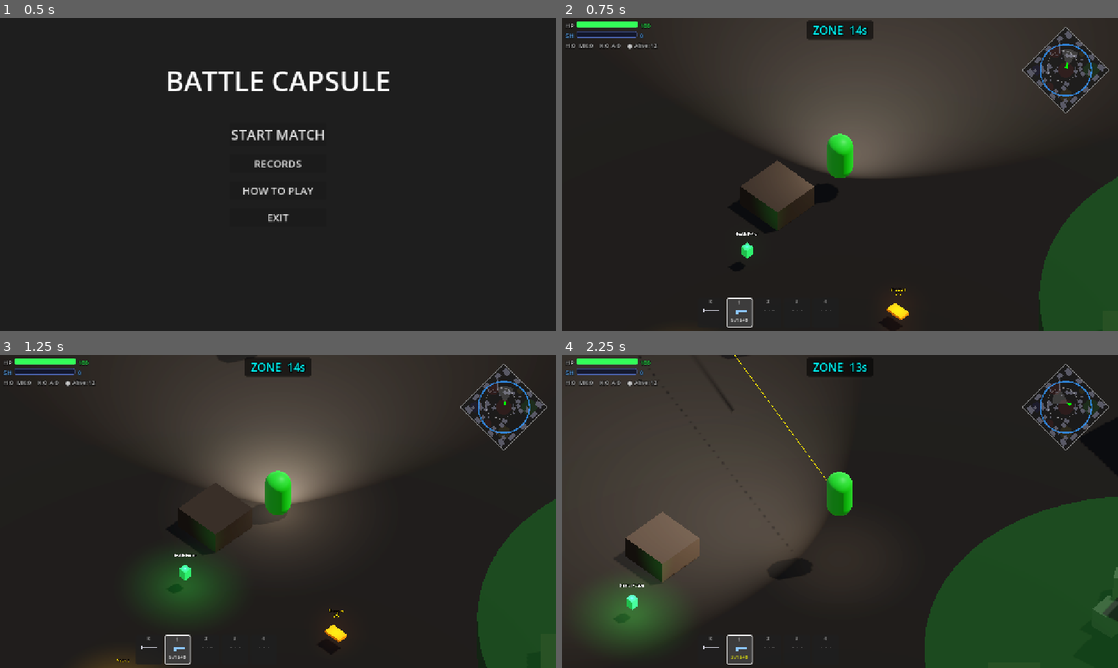
Above: before the commit, frames 1-4 (two rows, left to right).
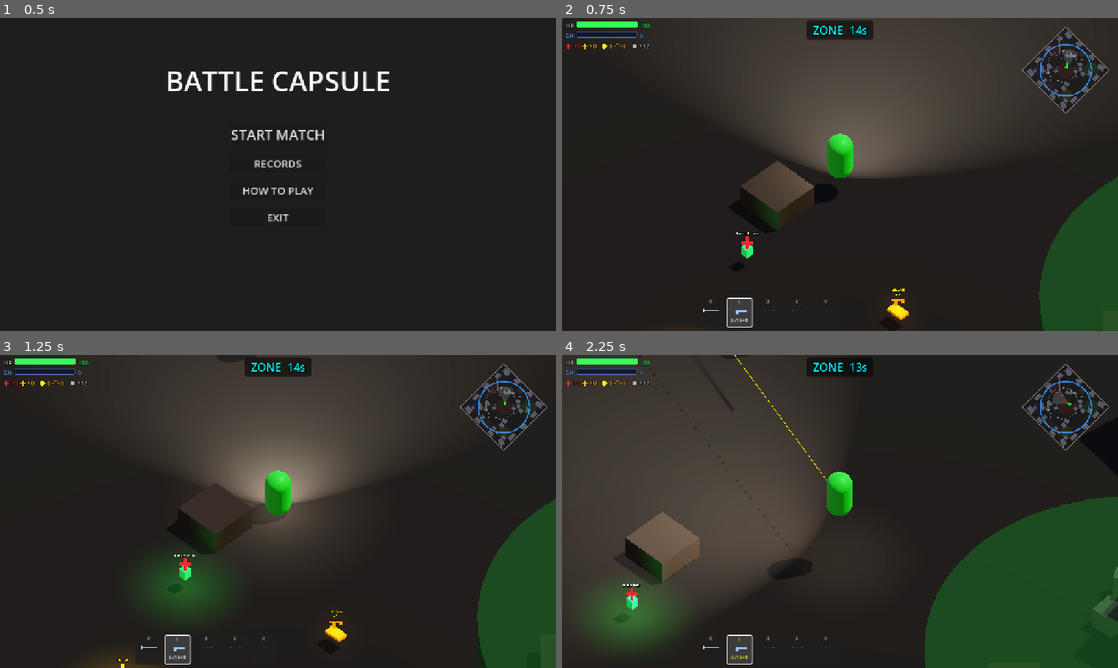
Above: after the commit, the same moments.

Repository: Kyulhee/battle-capsule
Game: Godot game, scene res://src/Main.tscn
Same seed, same stepped clock (60 frames per second), same inputs: the game is played once before the commit and once after it.
Inputs (mouse positions are in pixels of both pictures, inside the frame that each line leads up to):
- Up to frame 1 (0.5 s): no input
- Up to frame 2 (0.75 s): click "START MATCH" at 0.5 s
- Up to frame 3 (1.25 s): no input
- Up to frame 4 (2.25 s): tap Enter at 1.25 s; move the mouse to (962, 495) at 1.27 s; hold D (ui_right) 1.28-2.03 s; tap Q (heal) at 1.35 s; click (962, 495) at 1.42 s; tap Space at 1.52 s; move the mouse to (728, 527) at 2.02 s; hold S (ui_down) from 2.03 s (still down); click (728, 527) at 2.1 s

Frame 1 is identical in both runs. In frame 2, 0.3% of the frame differs, in the area x 0-62%, y 8-92%; in frame 3, 0.3%, in the area x 0-62%, y 8-100%; in frame 4, 0.3%.

Commit message:
feat: 픽셀 아이콘 아이템 시스템 + assist 버그 수정 (v0.7.1)
Co-Authored-By: Claude Sonnet 4.6 <noreply@anthropic.com>

Diff:
--- a/src/Main.gd
+++ b/src/Main.gd
@@ -426,7 +426,10 @@
 		_zone_outside_time.erase(bot.get_instance_id())
 	if is_instance_valid(player_ref) and not player_ref.is_dead and player_ref.has_method("add_kill_feed_entry"):
 		var killer_is_player = bot and (bot.last_killer == player_ref)
-		var player_assisted = bot and (player_ref in bot.damage_history) and not killer_is_player
+		var _now_ms = Time.get_ticks_msec()
+		var player_assisted = bot and not killer_is_player and \
+			(player_ref in bot.damage_history) and \
+			(_now_ms - bot.damage_history[player_ref] <= bot.ASSIST_WINDOW_MS)
 		var killer_name = "Bot" if (not bot or not is_instance_valid(bot.last_killer) or bot.last_killer == player_ref) else "Bot"
 		player_ref.add_kill_feed_entry(killer_is_player, player_assisted, killer_name, "Bot")
 	_check_match_end()
--- a/src/entities/Entity.gd
+++ b/src/entities/Entity.gd
@@ -175,7 +175,7 @@
 			if is_instance_valid(attacker) and attacker != killer:
 				if now - damage_history[attacker] <= ASSIST_WINDOW_MS:
 					if attacker.is_in_group("players"):
-						tel.log_combat_audit("assists", 1)
+						tel.metrics.session.assists += 1
 
 	if has_node("/root/Sfx"): get_node("/root/Sfx").play("death", global_position)
 	var eff = DEATH_EFFECT.instantiate()
--- a/src/entities/pickup/Pickup.gd
+++ b/src/entities/pickup/Pickup.gd
@@ -45,13 +45,25 @@
 
 	var existing = get_node_or_null("PickupLabel")
 	if existing: existing.queue_free()
+	var existing_icon = get_node_or_null("PickupIcon")
+	if existing_icon: existing_icon.queue_free()
 	if not item: return
+
+	var sprite = Sprite3D.new()
+	sprite.name = "PickupIcon"
+	sprite.billboard = BaseMaterial3D.BILLBOARD_ENABLED
+	sprite.no_depth_test = true
+	sprite.pixel_size = 0.028
+	sprite.texture_filter = BaseMaterial3D.TEXTURE_FILTER_NEAREST
+	sprite.texture = _make_pickup_icon()
+	sprite.position = Vector3(0, 0.72, 0)
+	add_child(sprite)
 
 	var label = Label3D.new()
 	label.name = "PickupLabel"
 	label.billboard = BaseMaterial3D.BILLBOARD_ENABLED
 	label.no_depth_test = true
-	label.font_size = 28
+	label.font_size = 24
 	label.pixel_size = 0.005
 	label.position = Vector3(0, 1.2, 0)
 	label.outline_size = 6
@@ -65,6 +77,46 @@
 	label.text = display_text
 	label.modulate = Color.GOLD if item.rarity == ItemData.Rarity.RARE else Color.WHITE
 	add_child(label)
+
+func _make_pickup_icon() -> ImageTexture:
+	var W := 20; var H := 20
+	var img := Image.create(W, H, false, Image.FORMAT_RGBA8)
+	img.fill(Color(0, 0, 0, 0))
+	match item.type:
+		ItemData.Type.HEAL:
+			var c = Color(1.0, 0.85, 0.1) if item.rarity == ItemData.Rarity.RARE else Color(0.95, 0.15, 0.15)
+			for x in range(2, 18):
+				img.set_pixel(x, 8,  c); img.set_pixel(x, 9,  c)
+				img.set_pixel(x, 10, c); img.set_pixel(x, 11, c)
+			for y in range(2, 18):
+				img.set_pixel(8,  y, c); img.set_pixel(9,  y, c)
+				img.set_pixel(10, y, c); img.set_pixel(11, y, c)
+		ItemData.Type.ARMOR:
+			var c = Color(0.45, 0.78, 1.0)
+			for y in range(2, 12):
+				for x in range(3, 17): img.set_pixel(x, y, c)
+			for y in range(12, 19):
+				var margin = y - 11
+				for x in range(3 + margin, 17 - margin):
+					img.set_pixel(x, y, c)
+		ItemData.Type.AMMO:
+			var c = item.color
+			for y in range(9, 18):
+				for x in range(7, 13): img.set_pixel(x, y, c)
+			for y in range(3, 9):
+				var shrink = 9 - y
+				for x in range(7 + shrink / 2, 13 - shrink / 2):
+					img.set_pixel(x, y, c)
+			for x in range(6, 14): img.set_pixel(x, 17, c); img.set_pixel(x, 18, c)
+		ItemData.Type.WEAPON:
+			var c = item.color
+			for x in range(1, 15):
+				img.set_pixel(x, 8, c); img.set_pixel(x, 9, c)
+			for x in range(14, 19):
+				for y in range(8, 13): img.set_pixel(x, y, c)
+			for x in range(5, 9):
+				for y in range(9, 17): img.set_pixel(x, y, c)
+	return ImageTexture.create_from_image(img)
 
 func collect(collector: Entity) -> bool:
 	if not item: return false
--- a/src/entities/player/Player.gd
+++ b/src/entities/player/Player.gd
@@ -36,12 +36,16 @@
 const MELEE_DAMAGE: float = 20.0
 const MELEE_RATE: float = 0.55
 
-var _hp_bar:   ProgressBar  = null
-var _sh_bar:   ProgressBar  = null
-var _hp_fill:  StyleBoxFlat = null
-var _hp_val:   Label        = null
-var _sh_val:   Label        = null
-var _stat_row: Label        = null
+var _hp_bar:        ProgressBar  = null
+var _sh_bar:        ProgressBar  = null
+var _hp_fill:       StyleBoxFlat = null
+var _hp_val:        Label        = null
+var _sh_val:        Label        = null
+var _stat_heal_val: Label        = null
+var _stat_mk_val:   Label        = null
+var _stat_kill_val: Label        = null
+var _stat_asst_val: Label        = null
+var _stat_alive_val: Label       = null
 
 var weapon_slots: Array = [null, null, null, null, null]  # [0]=knife placeholder, [1-4]=StatsData
 var slot_ammo: Array = [0, 0, 0, 0, 0]     # loaded magazine
@@ -166,12 +170,16 @@
 	_sh_val.add_theme_constant_override("outline_size", 5)
 	sh_row.add_child(_sh_val)
 
-	_stat_row = Label.new()
-	_stat_row.add_theme_font_size_override("font_size", 14)
-	_stat_row.add_theme_color_override("font_color", Color(0.78, 0.78, 0.78))
-	_stat_row.add_theme_color_override("font_outline_color", Color.BLACK)
-	_stat_row.add_theme_constant_override("outline_size", 6)
-	hud_a.add_child(_stat_row)
+	var stat_row = HBoxContainer.new()
+	stat_row.add_theme_constant_override("separation", 4)
+	hud_a.add_child(stat_row)
+	_stat_heal_val  = _stat_pair(stat_row, "heal",   Color(0.95, 0.2,  0.2 ))
+	_stat_mk_val    = _stat_pair(stat_row, "medkit", Color(1.0,  0.85, 0.1 ))
+	var sp1 = Label.new(); sp1.text = " "; stat_row.add_child(sp1)
+	_stat_kill_val  = _stat_pair(stat_row, "kill",   Color(1.0,  0.92, 0.15))
+	_stat_asst_val  = _stat_pair(stat_row, "assist", Color(1.0,  0.6,  0.2 ))
+	var sp2 = Label.new(); sp2.text = " "; stat_row.add_child(sp2)
+	_stat_alive_val = _stat_pair(stat_row, "alive",  Color(0.72, 0.72, 0.72))
 
 	# Slot bar (bottom-center): 5 boxes — 0=knife, 1-4=weapons
 	var slot_bar = HBoxContainer.new()
@@ -459,10 +467,65 @@
 		_sh_bar.value = current_shield
 	if _sh_val:
 		_sh_val.text = "%d" % int(current_shield)
-	if _stat_row:
-		_stat_row.text = "H:%d  MK:%d    K:%d  A:%d    ● Alive:%d" % [
-			stats.heal_items, stats.advanced_heals, kills, assists, alive
-		]
+	if _stat_heal_val:  _stat_heal_val.text  = "×%d" % stats.heal_items
+	if _stat_mk_val:    _stat_mk_val.text    = "×%d" % stats.advanced_heals
+	if _stat_kill_val:  _stat_kill_val.text  = "%d" % kills
+	if _stat_asst_val:  _stat_asst_val.text  = "%d" % assists
+	if _stat_alive_val: _stat_alive_val.text = "×%d" % alive
+
+func _stat_pair(container: HBoxContainer, icon_type: String, col: Color) -> Label:
+	var icon = TextureRect.new()
+	icon.texture = _make_stat_icon(icon_type)
+	icon.custom_minimum_size = Vector2(14, 14)
+	icon.expand_mode = TextureRect.EXPAND_IGNORE_SIZE
+	icon.stretch_mode = TextureRect.STRETCH_KEEP_ASPECT_CENTERED
+	icon.texture_filter = CanvasItem.TEXTURE_FILTER_NEAREST
+	container.add_child(icon)
+	var lbl = Label.new()
+	lbl.add_theme_font_size_override("font_size", 13)
+	lbl.add_theme_color_override("font_color", col)
+	lbl.add_theme_color_override("font_outline_color", Color.BLACK)
+	lbl.add_theme_constant_override("outline_size", 5)
+	container.add_child(lbl)
+	return lbl
+
+func _make_stat_icon(type: String) -> ImageTexture:
+	var W := 14; var H := 14
+	var img := Image.create(W, H, false, Image.FORMAT_RGBA8)
+	img.fill(Color(0, 0, 0, 0))
+	match type:
+		"heal":
+			var c = Color(0.95, 0.2, 0.2)
+			for x in range(1, 13): img.set_pixel(x, 6, c); img.set_pixel(x, 7, c)
+			for y in range(1, 13): img.set_pixel(6, y, c); img.set_pixel(7, y, c)
+		"medkit":
+			var c = Color(1.0, 0.85, 0.1)
+			for x in range(1, 13): img.set_pixel(x, 6, c); img.set_pixel(x, 7, c)
+			for y in range(1, 13): img.set_pixel(6, y, c); img.set_pixel(7, y, c)
+		"kill":
+			var c = Color(1.0, 0.92, 0.15)
+			for y in range(14):
+				var half = min(y + 1, 14 - y)
+				for x in range(7 - half, 7 + half):
+					if x >= 0 and x < 14: img.set_pixel(x, y, c)
+		"assist":
+			var c = Color(1.0, 0.6, 0.2)
+			for y in range(14):
+				var half = min(y + 1, 14 - y)
+				var left = 7 - half; var right = 7 + half - 1
+				if left >= 0:  img.set_pixel(left,  y, c)
+				if right < 14: img.set_pixel(right, y, c)
+				if y == 0 or y == 13:
+					for x in range(max(0, left), min(14, right + 1)):
+						img.set_pixel(x, y, c)
+		"alive":
+			var c = Color(0.72, 0.72, 0.72)
+			for y in range(14):
+				for x in range(14):
+					var dx = x - 6.5; var dy = y - 6.5
+					if dx * dx + dy * dy <= 20.25:
+						img.set_pixel(x, y, c)
+	return ImageTexture.create_from_image(img)
 
 # ── Slot system ──────────────────────────────────────────────────────────
 
Not shown, changed: export_presets.cfg
Not shown, changed: CLAUDE.md
Not shown, changed: docs/DEVLOG.md
